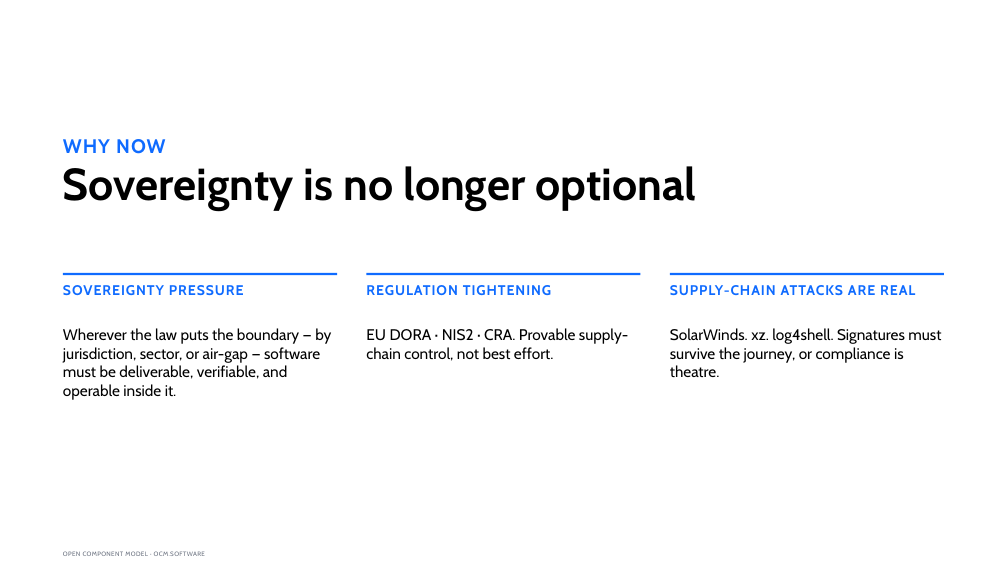
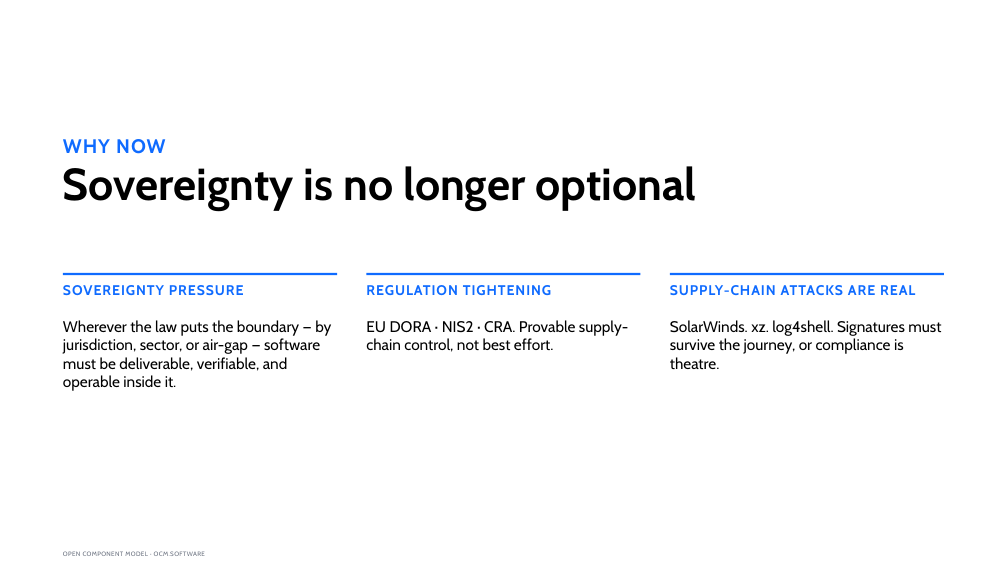
Before and after one commit to morri-son/open-component-model, a slide deck: slide 2 of docs/community/marketing/decks/exec-phase1/OCM-Sovereign-Delivery-Exec.pptx. Drawn at 1008x567 pixels with LibreOffice and Linux fonts; fonts in the diff are those of the drawing. Boxes give left, top, right and bottom in pixels: in the first picture for what was removed or moved away, otherwise in the second. Text is boxed around its words. In the diff, an @@ line names an element or a change of style, - is before the commit and + after.

```diff
--- a/docs/community/marketing/decks/exec-phase1/OCM-Sovereign-Delivery-Exec.pptx
+++ b/docs/community/marketing/decks/exec-phase1/OCM-Sovereign-Delivery-Exec.pptx
@@ text "Wherever the law puts the ..." moved from (x1=63, y1=328, x2=331, y2=400) to (x1=63, y1=320, x2=331, y2=391) @@
@@ text "EU DORA · NIS2 · ..." moved from (x1=366, y1=328, x2=628, y2=361) to (x1=366, y1=320, x2=628, y2=352) @@
@@ text "SolarWinds. xz. log4shell. Signatures must ..." moved from (x1=670, y1=328, x2=941, y2=377) to (x1=670, y1=320, x2=941, y2=369) @@
```
Also in this commit, not shown: 3 other slides changed, 12 other files.
